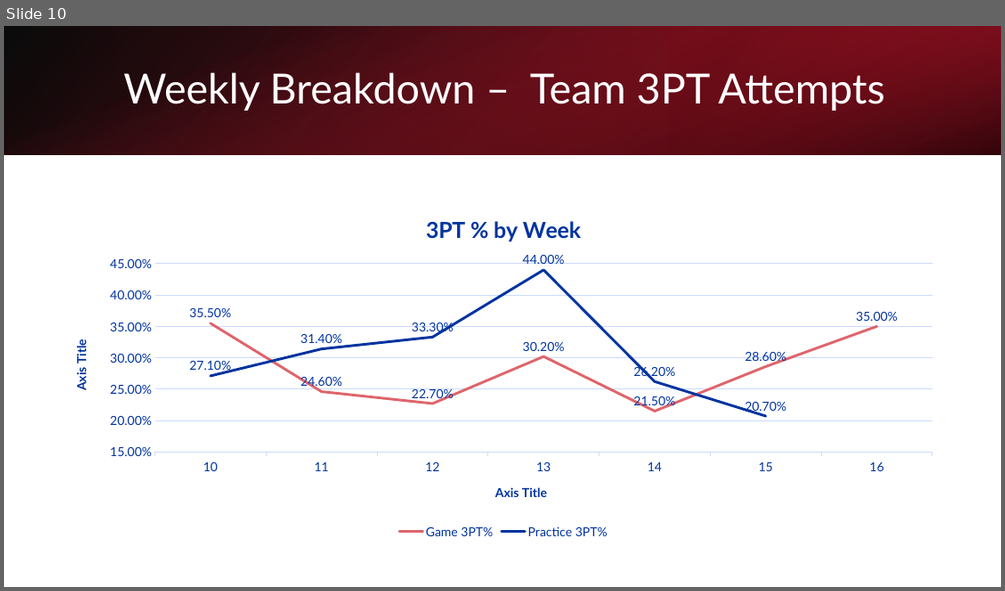
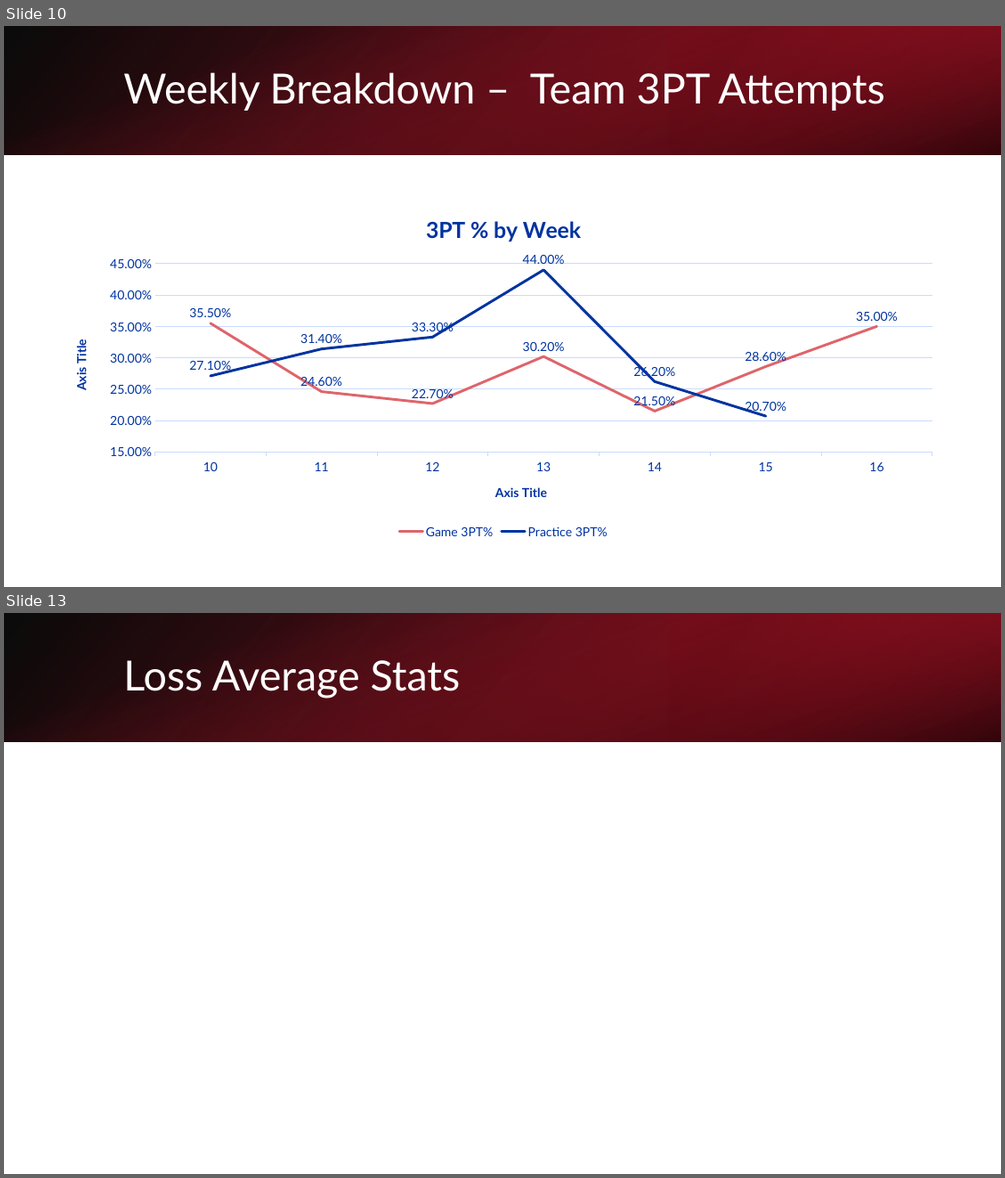
Before and after one commit to apurvis14/Jackson-Prep-Basketball-Analytics, a slide deck: Midseason Analytics Overview.pptx. Shown one above the other, each under a label of ours: slide 10 before the commit, slides 10 and 13 after it; the slides between them are not shown. The pictures are 1005x591 and 1005x1178 pixels, drawn with LibreOffice and Linux fonts; fonts in the diff are those of the drawing. Boxes give left, top, right and bottom in pixels: in the first picture for what was removed or moved away, otherwise in the second. Text is boxed around its words. In the diff, an @@ line names an element or a change of style, - is before the commit and + after.

```diff
--- a/Midseason Analytics Overview.pptx
+++ b/Midseason Analytics Overview.pptx
@@ slide 13 added at (4,613,1001,1174), background #FFFFFF @@
@@ rectangle added at (4,613,1001,742), fill gradient #000000 to #A31326 @@
@@ rectangle added at (4,613,1001,742), fill gradient #DA1A32 to #000000 @@
@@ rectangle added at (669,613,1001,742), fill gradient #6D0D19 to #DA1A32 @@
@@ title added at (123,660,461,698), 40 pt, text #FFFFFF @@
+Loss Average Stats
```
Also in this commit, not shown: 2 slides changed, 3 other slides added, 2 other files.
